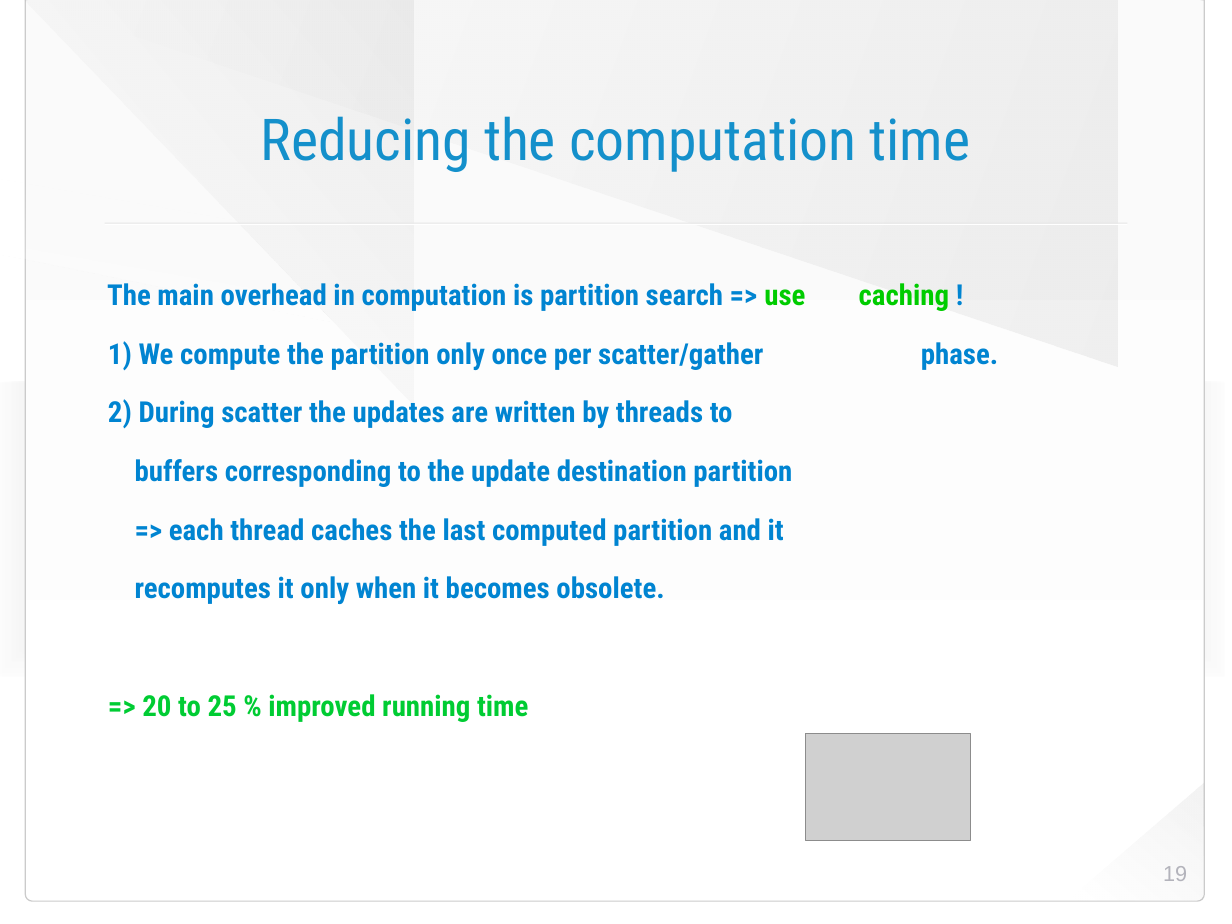
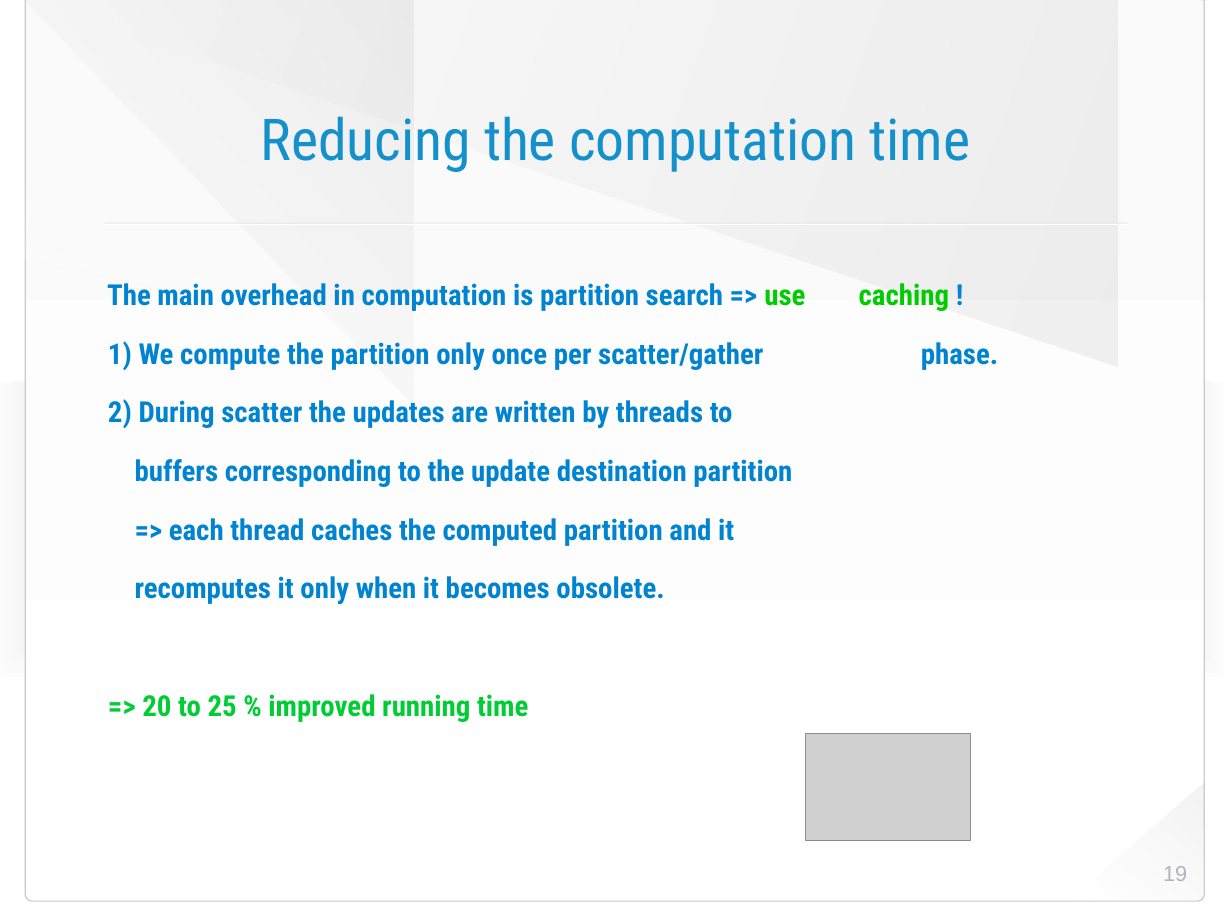
Before and after one commit to HaprianVlad/chaos, a slide deck: slide 19 of presentation.odp. Drawn at 1232x924 pixels with LibreOffice and Linux fonts; fonts in the diff are those of the drawing; grey boxes stand for pictures; background and template pictures are left out. Boxes give left, top, right and bottom in pixels: in the first picture for what was removed or moved away, otherwise in the second. Text is boxed around its words. In the diff, an @@ line names an element or a change of style, - is before the commit and + after.

```diff
--- a/presentation.odp
+++ b/presentation.odp
@@ text at (169,518,734,546): text changed @@
-=> each thread caches the last computed partition and it
+=> each thread caches the computed partition and it
```
Also in this commit, not shown: 2 other slides changed, 2 slides added, 1 other file.
